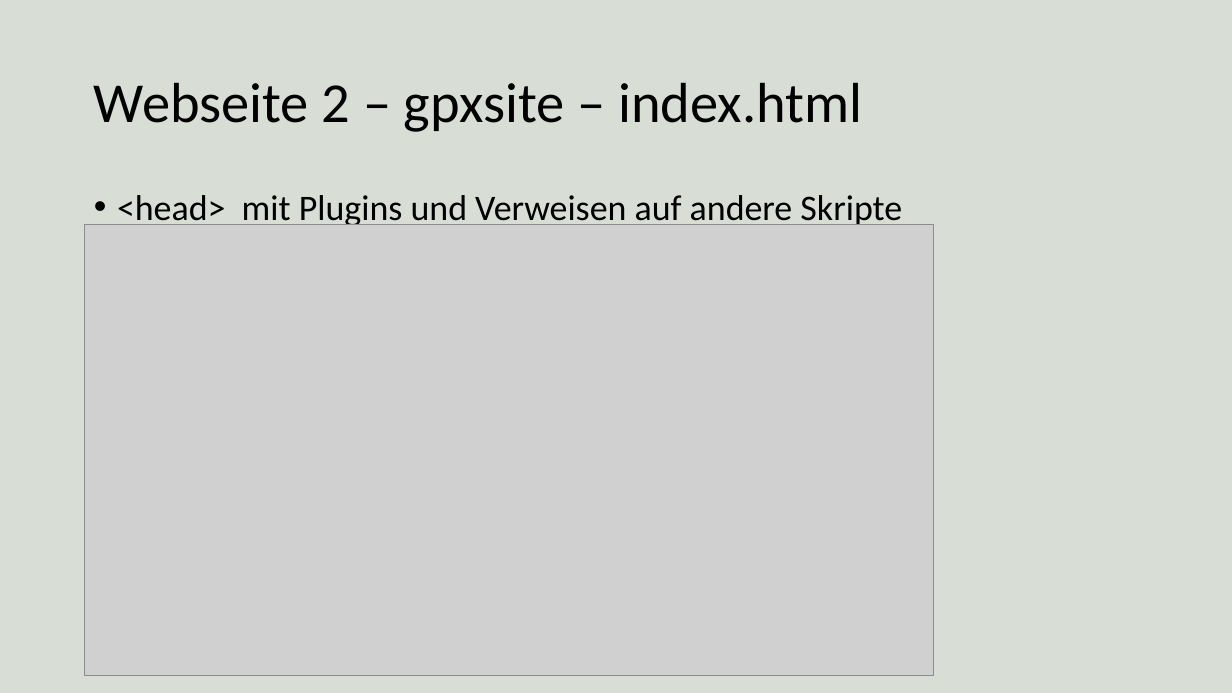
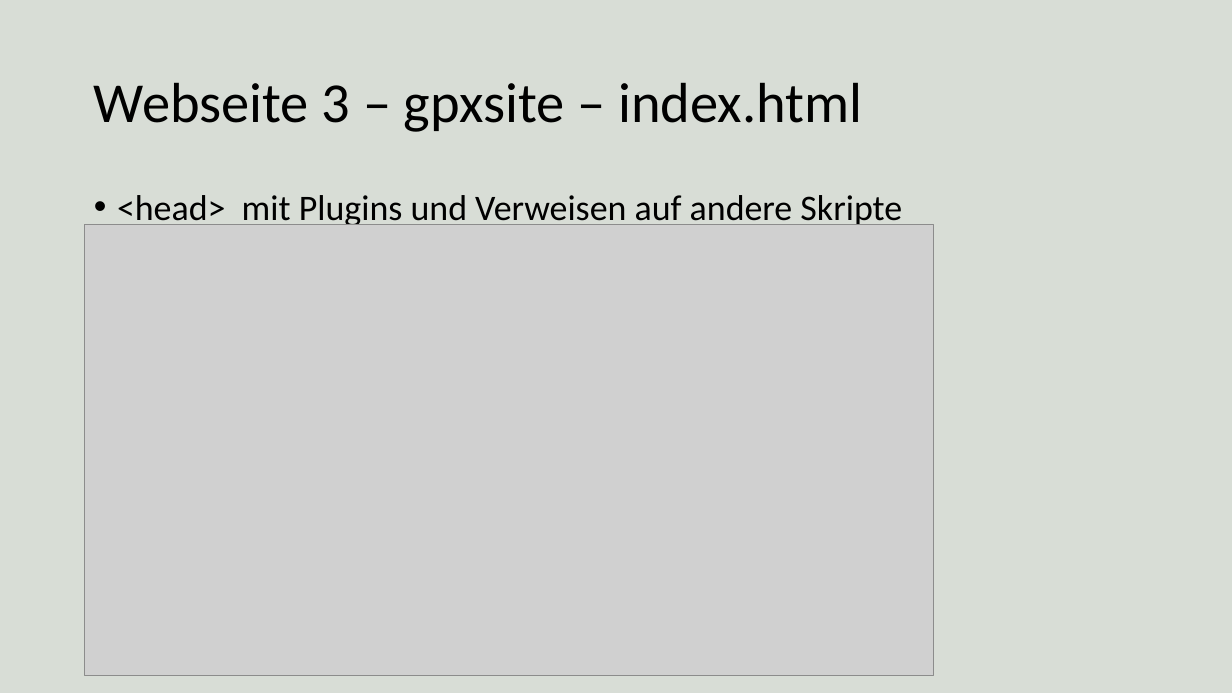
Before and after one commit to MoTouLaTirol/MoTouLaTirol.github.io, a slide deck: slide 15 of folien.pptx (slide 10 before the commit). Drawn at 1232x693 pixels with LibreOffice and Linux fonts; fonts in the diff are those of the drawing; grey boxes stand for pictures. Boxes give left, top, right and bottom in pixels: in the first picture for what was removed or moved away, otherwise in the second. Text is boxed around its words. In the diff, an @@ line names an element or a change of style, - is before the commit and + after.

```diff
--- a/folien.pptx
+++ b/folien.pptx
@@ title at box(94, 82, 862, 132): text changed @@
-Webseite 2 – gpxsite – index.html
+Webseite 3 – gpxsite – index.html
```
Also in this commit, not shown: 3 other slides changed, 5 slides added.
